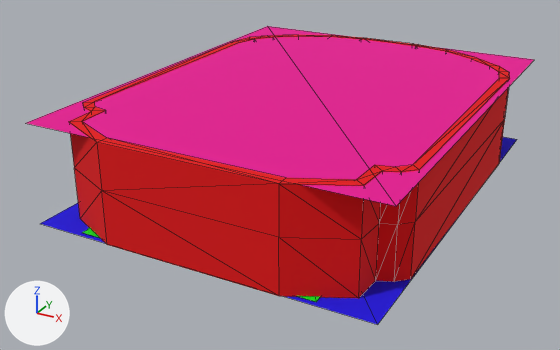
Before and after pictures for a commit that changed the FBX model Assets/Modelos 3D/Inferno/Inferno.fbx.
Before and after are seen from a 50 mm lens placed at (15.5, -32.8, 14.8), pointed at (-0.9, -3.1, 0.0). Lighting does not change. The marker at lower left points along +X, +Y and +Z. Mesh edges are drawn as thin lines. Where no turn or scale is listed for an object, it has been applied to the vertices.

In view in the first picture: 'Chão', 'Paredes', 'Teto'.
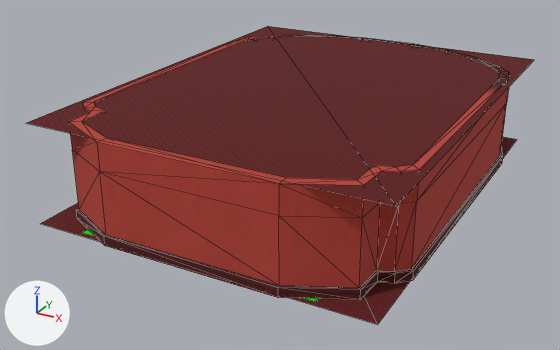
Patch to the scene script:
```diff
--- a/Assets/Modelos 3D/Inferno/Inferno.fbx.py
+++ b/Assets/Modelos 3D/Inferno/Inferno.fbx.py
@@ img_hellfloor_png @@
+img_hellfloor_png = load_image('HellFloor.png', '_unpacked/HellFloor.png', 24, 32, 'sRGB')
@@ img_hellwalls_png @@
+img_hellwalls_png = load_image('HellWalls.png', '_unpacked/HellWalls.png', 32, 32, 'sRGB')
@@ img_hellteto_png @@
+img_hellteto_png = load_image('HellTeto.png', '_unpacked/HellTeto.png', 19, 31, 'sRGB')
@@ mat_paredes @@
 mat_paredes = principled_material('Paredes')
-mat_paredes.base_color = (0.8, 0.0, 0.0017)  # red #e70006
+mat_paredes.texture = img_hellwalls_png  # with its transparency
 mat_paredes.roughness = 1.0
@@ mat_chão @@
 mat_chão = principled_material('Chão')
-mat_chão.base_color = (0.00876, 0.0, 0.8)  # blue #1700e7
+mat_chão.texture = img_hellfloor_png  # with its transparency
 mat_chão.roughness = 1.0
@@ mat_material_001 @@
 mat_material_001 = principled_material('Material.001')
-mat_material_001.base_color = (0.8, 0.0, 0.29)  # pink #e70093
+mat_material_001.texture = img_hellteto_png  # with its transparency
 mat_material_001.roughness = 1.0
@@ me_plane_005 @@
 # used by ob_paredes; location = (0.0, 0.0, 0.0)
-me_plane_005.from_pydata(...)  # 144 vertices, 242 faces; spans x -7.7..7.7, y -11.9..8.3, z -0.4..4.1
+me_plane_005.from_pydata(...)  # 296 vertices, 530 faces; spans x -7.9..7.9, y -12.0..8.4, z -0.4..4.1
+# me_plane_005 part 1: 44 vertices removed from x -7.7..7.7, y -11.9..8.3, z 2.0; 196 vertices added at x -7.9..7.9, y -12.0..8.4, z -0.4..2.9
+# me_plane_005 part 2: 54 kept faces spanning x -7.7..7.7, y -11.9..8.3, z 2.8..4.1 get new texture (UV) coordinates
 me_plane_005.materials.append(mat_paredes)
```

Pixel boxes [x1, y1, x2, y2] of what changed, in the pictures (560 x 350 px):
'Paredes', surface changed, reshaped: before [69, 35, 510, 298]; after [69, 35, 510, 300]
'Teto', surface changed (pink to brown): [27, 26, 534, 206] in both
'Chão', surface changed (blue to red): [40, 137, 517, 324] in both
part 1 of me_plane_005, built on: before [69, 36, 509, 298]; after [69, 36, 509, 300]
part 2 of me_plane_005, surface changed: [69, 35, 510, 185] in both
